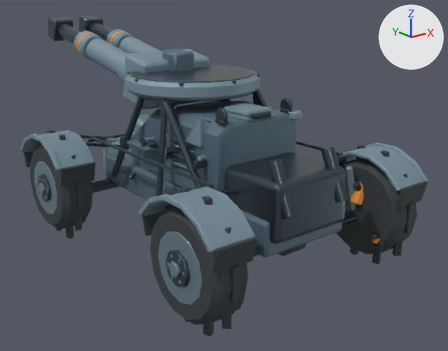
A saved change to the FBX model unity/RogueCommandAssetAuthoring/Assets/RogueCommandExpansionSample/Models/FieldMedicRover.fbx.
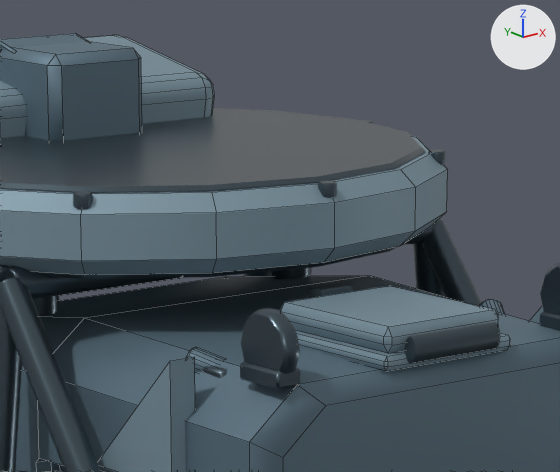
The first picture shows the older version from a 50 mm lens placed at (-3.23, -4.28, 2.37), pointed at (0.3, 0.13, 0.6). The close-ups show the older and then the newer version on the part from 37% to 63% of the width and 12% to 41% of the height of that picture. Only the edits that show in the close-ups are written down. Lighting does not change. The marker at upper right points along +X, +Y and +Z. The close-ups show mesh edges as thin lines.

Objects in the first close-up: 'FieldMedicRover_Batch_Gunmetal', 'FieldMedicRover_Batch_LightArmor', 'FieldMedicRover_Batch_PrimaryArmor'.
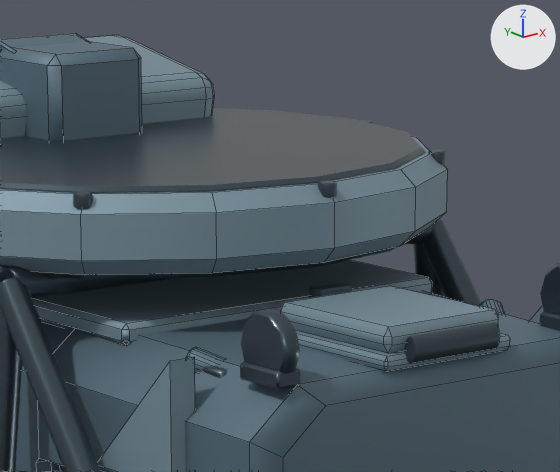
What differs and where, as boxes [x1, y1, x2, y2] in the close-ups (560 x 472 px):
part 1 of me_cube_062, added: after [33, 260, 432, 345]

Diff of the bpy script that builds the scene:
```diff
--- a/unity/RogueCommandAssetAuthoring/Assets/RogueCommandExpansionSample/Models/FieldMedicRover.fbx.py
+++ b/unity/RogueCommandAssetAuthoring/Assets/RogueCommandExpansionSample/Models/FieldMedicRover.fbx.py
@@ me_cube_062 @@
 # used by ob_fieldmedicrover_batch_lightarmor; location = (0.0, 0.0, 0.0)
-me_cube_062.from_pydata(...)  # 1549 vertices, 1516 faces; spans x -1.13..1.13, y -1.52..1.91, z 0.43..1.87
+me_cube_062.from_pydata(...)  # 1573 vertices, 1542 faces; spans x -1.13..1.13, y -1.52..1.91, z 0.43..1.87
+# me_cube_062 part 1: the loose piece of 24 vertices spanning x -0.14..0.14, y -0.7..-0.38, z 1.33..1.35 is copied, and the copy is scaled about its middle by (2.53, 1.74, 1.73), then moved by (0.0, 0.56, 0.0); it spans x -0.36..0.36, y -0.26..0.3, z 1.33..1.37
 me_cube_062.materials.append(mat_fieldmedicrover_lightarmor)
```
